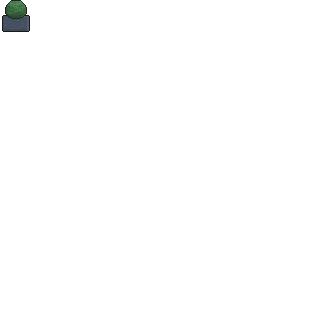
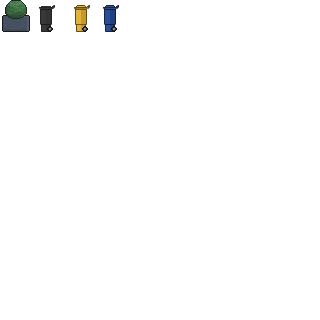
The second 320 x 320 image is a revision of the first. Changes to its layers:
pixels changed over [39, 5, 119, 32] (layer not identified)
